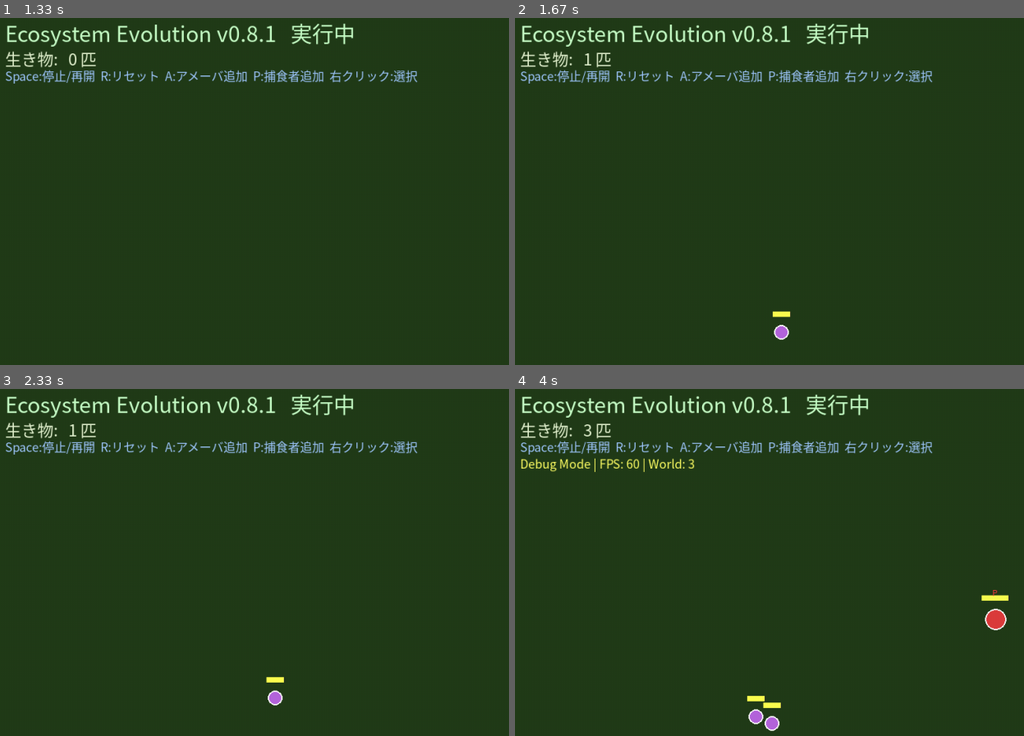
Above: before the commit, frames 1-4 (two rows, left to right).
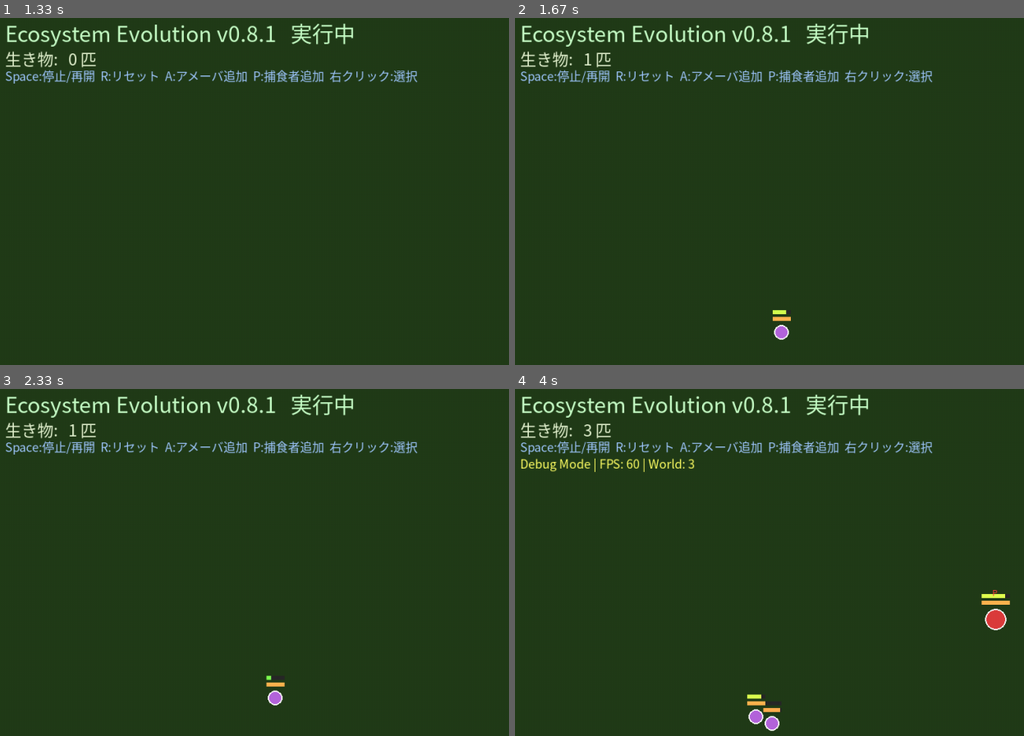
Above: after the commit, the same moments.

Repository: illuaStudio/ecosystem_evo
Game: pygame game, started from main.py
Two runs of this game, one before a commit and one after it. Both use one fixed random seed, a clock stepped at 60 frames per second and the inputs below.
Inputs (mouse positions are in pixels of both pictures, inside the frame that each line leads up to):
- Up to frame 1 (1.33 s): hold D 0.33-0.8 s; move the mouse to (335, 285) at 0.37 s; hold D 0.83-1.3 s
- Up to frame 2 (1.67 s): hold A from 1.33 s (still down)
- Up to frame 3 (2.33 s): release A at 1.87 s
- Up to frame 4 (4 s): hold D 2.33-2.97 s; tap P at 3 s; tap Space at 3.33, 3.73 s; hold A from 3.67 s (still down); move the mouse to (896, 461) at 3.7 s

Frame 1 is identical in both runs. In frame 2, 0.1% of the frame differs, in the area x 50-55%, y 84-88%; in frame 3, 0.1%; in frame 4, 0.4%, in the area x 45-98%, y 59-94%.

Commit message:
生態系の大幅改善、攻撃、死骸、死骸からの捕食、空腹度

Diff:
--- a/actions.py
+++ b/actions.py
@@ -4,11 +4,12 @@
 from creature_helpers import (
     closeness_ratio,
     contact_range,
-    feed_on,
-    find_nearest_of_species,
+    find_nearest_edible,
+    has_edible_carcass,
     hunger_ratio,
     is_trackable_target,
     move_toward,
+    try_predate,
     wander_step,
 )
 
@@ -43,7 +44,7 @@
 
 
 class ChaseAction(Action):
-    """視界内の指定種族を追跡し、接触時に捕食する。"""
+    """視界内の指定種族を追跡し、接触時に bite → consume_carcass で捕食する。"""
 
     HUNGER_THRESHOLD = 0.2
 
@@ -69,13 +70,14 @@
 
         dist = move_toward(creature, target, self.speed_multiplier)
         if dist <= contact_range(creature, target, self.contact_padding):
-            feed_on(creature, target)
-            self._target = None
+            try_predate(creature, target)
+            if target.alive or not has_edible_carcass(target):
+                self._target = None
 
         return False
 
     def calculate_utility(self, creature) -> float:
-        prey = find_nearest_of_species(
+        prey = find_nearest_edible(
             creature, self.target_type, exclude=creature
         )
         if prey is None:
@@ -91,7 +93,7 @@
     def _resolve_target(self, creature):
         if is_trackable_target(creature, self._target, self.target_type):
             return self._target
-        self._target = find_nearest_of_species(
+        self._target = find_nearest_edible(
             creature, self.target_type, exclude=creature
         )
         return self._target
--- a/config/species/amoeba.json
+++ b/config/species/amoeba.json
@@ -2,11 +2,15 @@
   "name": "Amoeba",
   "color": [180, 100, 220],
   "traits": {
+    "base_size": 9.0,
     "base_speed": 1.8,
+    "move_speed": 1.8,
     "base_vision": 140,
-    "base_size": 9.0,
-    "max_energy": 280,
-    "energy_consume_base": 0.038
+    "max_hp": 60.0,
+    "max_satiety": 45.0,
+    "metabolism_rate": 0.55,
+    "bite_gain": 0.0,
+    "attack_power": 0.0
   },
   "mind": {
     "type": "utility",
--- a/config/species/predator.json
+++ b/config/species/predator.json
@@ -2,11 +2,15 @@
   "name": "Predator",
   "color": [220, 60, 60],
   "traits": {
+    "base_size": 14.0,
     "base_speed": 3.0,
+    "move_speed": 3.0,
     "base_vision": 260,
-    "base_size": 14.0,
-    "max_energy": 100,
-    "energy_consume_base": 0.072
+    "max_hp": 120.0,
+    "max_satiety": 100.0,
+    "metabolism_rate": 0.45,
+    "bite_gain": 1.35,
+    "attack_power": 1.2
   },
   "mind": {
     "type": "utility",
--- a/creature.py
+++ b/creature.py
@@ -1,11 +1,8 @@
 # creature.py
-import pygame
 import random
-import math
 
 from entity import BaseEntity
 from creature_renderer import CreatureRenderer
-from actions import WanderAction
 from species import Species
 from mind import UtilityMind
 
@@ -22,35 +19,52 @@
         self.mind = UtilityMind(self.species.mind_data)
         self.current_action = None
         self.wander_angle = random.uniform(0, 360)
-        self.energy = self.traits.get("max_energy", 200.0) * 1.0
 
-        # World管理
+        self.max_hp = float(self.traits.get("max_hp", 100))
+        self.hp = self.max_hp
+        self.max_satiety = float(self.traits.get("max_satiety", 80))
+        self.satiety = self.max_satiety
+        self.carcass_units = 0.0
+
+        self.world = None
         self.last_pos = self.pos.copy()
-        self.world = None
 
     def get_current_speed(self) -> float:
-        return self.traits["base_speed"]
+        return self.traits.get("move_speed", self.traits.get("base_speed", 1.0))
 
     def get_current_vision(self) -> float:
         return self.traits["base_vision"]
 
     def is_dead(self) -> bool:
-        return super().is_dead() or self.energy <= 0
+        if self.alive:
+            return self.hp <= 0
+        return self.carcass_units <= 0
 
     def update(self):
+        if not self.alive:
+            return
+
         self.age += 1
-        self.energy -= self.traits["energy_consume_base"]
         self.last_pos = self.pos.copy()
 
-        # 毎フレーム utility を再評価（Wander は完了しないため、完了待ちだと行動が固定される）
+        self.satiety -= self.traits["metabolism_rate"]
+
+        if self.satiety < 0:
+            self.hp += self.satiety * 0.12
+            self.satiety = 0
+
+        if self.hp <= 0:
+            self.hp = 0
+            self.alive = False
+            self.carcass_units = self.max_hp
+            return
+
         self.current_action = self.mind.decide_next_action(self)
         self.current_action.execute(self)
 
-        # 境界制限
         if self.world:
             self.pos[0] = max(30, min(self.world.width - 30, self.pos[0]))
             self.pos[1] = max(30, min(self.world.height - 30, self.pos[1]))
 
     def draw(self, screen, camera):
-        """描画処理"""
         CreatureRenderer.draw(self, screen, camera)
--- a/creature_helpers.py
+++ b/creature_helpers.py
@@ -2,10 +2,6 @@
 """生物まわりの共通計算（距離・空腹・移動・捕食など）。"""
 import math
 import random
-
-
-def get_max_energy(creature) -> float:
-    return creature.traits.get("max_energy", 400)
 
 
 def distance_between(a, b) -> float:
@@ -16,20 +12,23 @@
     return math.hypot(x - entity.pos[0], y - entity.pos[1])
 
 
-def energy_ratio(creature) -> float:
-    """現在エネルギー / 最大（0〜1）"""
-    cap = get_max_energy(creature)
-    if cap <= 0:
+def satiety_ratio(creature) -> float:
+    """満腹度の割合（0〜1）"""
+    if creature.max_satiety <= 0:
         return 0.0
-    return max(0.0, min(1.0, creature.energy / cap))
+    return max(0.0, min(1.0, creature.satiety / creature.max_satiety))
 
 
 def hunger_ratio(creature) -> float:
     """空腹度（0=満腹, 1=空腹）"""
-    cap = get_max_energy(creature)
-    if cap <= 0:
-        return 1.0
-    return max(0.0, min(1.0, 1.0 - creature.energy / cap))
+    return 1.0 - satiety_ratio(creature)
+
+
+def hp_ratio(creature) -> float:
+    """HPの割合（0〜1）"""
+    if creature.max_hp <= 0:
+        return 0.0
+    return max(0.0, min(1.0, creature.hp / creature.max_hp))
 
 
 def closeness_ratio(creature, other) -> float:
@@ -40,21 +39,20 @@
     return max(0.0, min(1.0, 1.0 - distance_between(creature, other) / vision))
 
 
-def find_nearest_of_species(creature, species_name: str, exclude=None):
-    if not creature.world:
-        return None
-    return creature.world.get_nearest_creature(
-        creature.pos,
-        species_name=species_name,
-        max_dist=creature.get_current_vision(),
-        exclude=exclude,
-    )
+def has_edible_carcass(target) -> bool:
+    return not target.alive and getattr(target, "carcass_units", 0) > 0
 
 
-def is_alive_target(target, species_name: str) -> bool:
-    if target is None or not target.alive:
+def is_living_prey(target, species_name: str) -> bool:
+    return target is not None and target.alive and target.species.name == species_name
+
+
+def is_edible_target(creature, target, species_name: str) -> bool:
+    if target is None or target is creature:
         return False
-    return target.species.name == species_name
+    if target.species.name != species_name:
+        return False
+    return target.alive or has_edible_carcass(target)
 
 
 def is_in_vision(creature, target) -> bool:
@@ -62,7 +60,25 @@
 
 
 def is_trackable_target(creature, target, species_name: str) -> bool:
-    return is_alive_target(target, species_name) and is_in_vision(creature, target)
+    return is_edible_target(creature, target, species_name) and is_in_vision(creature, target)
+
+
+def find_nearest_edible(creature, species_name: str, exclude=None):
+    if not creature.world:
+        return None
+
+    best = None
+    min_dist = float("inf")
+    vision = creature.get_current_vision()
+
+    for other in creature.world.creatures:
+        if other is exclude or not is_edible_target(creature, other, species_name):
+            continue
+        dist = distance_between(creature, other)
+        if dist <= vision and dist < min_dist:
+            min_dist = dist
+            best = other
+    return best
 
 
 def contact_range(creature, other, padding: float = 8.0) -> float:
@@ -87,13 +103,44 @@
     return distance_between(creature, target)
 
 
-def feed_on(creature, prey, steal_cap: float = 45, efficiency: float = 1.1) -> None:
-    stolen = min(steal_cap, prey.energy * 0.8)
-    prey.energy -= stolen
-    cap = get_max_energy(creature)
-    creature.energy = min(cap, creature.energy + stolen * efficiency)
-    if prey.energy <= 0:
+def bite(predator, prey) -> float:
+    """生きている獲物に噛みつきHPダメージを与える。与えたダメージ量を返す。"""
+    if not prey.alive:
+        return 0.0
+
+    damage = predator.traits.get("attack_power", 1.0) * 12.0
+    prey.hp -= damage
+
+    if prey.hp <= 0:
+        prey.hp = 0
         prey.alive = False
+        prey.carcass_units = prey.max_hp
+
+    return damage
+
+
+def consume_carcass(predator, carcass) -> float:
+    """死骸から満腹度を回復。得られた Satiety 量を返す。"""
+    if carcass.alive or carcass.carcass_units <= 0:
+        return 0.0
+
+    taken = min(
+        carcass.carcass_units,
+        predator.traits.get("attack_power", 1.0) * 8.0,
+    )
+    carcass.carcass_units -= taken
+
+    gain = taken * predator.traits.get("bite_gain", 1.35)
+    predator.satiety = min(predator.max_satiety, predator.satiety + gain)
+    return gain
+
+
+def try_predate(predator, target) -> None:
+    """接触時の捕食フロー: bite → 死骸化 → consume_carcass"""
+    if target.alive:
+        bite(predator, target)
+    if not target.alive:
+        consume_carcass(predator, target)
 
 
 def wander_step(creature, angle_range: float, speed_multiplier: float) -> None:
--- a/creature_renderer.py
+++ b/creature_renderer.py
@@ -1,7 +1,7 @@
 # creature_renderer.py
 import pygame
 
-from creature_helpers import energy_ratio
+from creature_helpers import hp_ratio, satiety_ratio
 
 
 class CreatureRenderer:
@@ -9,7 +9,6 @@
 
     @staticmethod
     def draw(creature, screen, camera):
-        # 画面外なら描画しない
         sx = int(creature.pos[0] - camera.x)
         sy = int(creature.pos[1] - camera.y)
 
@@ -18,31 +17,49 @@
 
         color = creature.species.color
         size = int(creature.traits.get("base_size", 8))
+        is_carcass = not creature.alive
 
-        # 軌跡（移動していたら）
-        if hasattr(creature, 'last_pos'):
+        if is_carcass:
+            color = tuple(max(0, c // 2) for c in color)
+
+        if hasattr(creature, "last_pos"):
             lx = int(creature.last_pos[0] - camera.x)
             ly = int(creature.last_pos[1] - camera.y)
             if abs(lx - sx) + abs(ly - sy) > 2:
-                trail_color = (max(0, color[0]-80), max(0, color[1]-80), max(0, color[2]-80))
-                pygame.draw.line(screen, trail_color, (lx, ly), (sx, sy), max(2, size//2))
+                trail_color = (max(0, color[0] - 80), max(0, color[1] - 80), max(0, color[2] - 80))
+                pygame.draw.line(screen, trail_color, (lx, ly), (sx, sy), max(2, size // 2))
 
-        # 本体
         pygame.draw.circle(screen, color, (sx, sy), size + 2)
-        pygame.draw.circle(screen, (255, 255, 255), (sx, sy), size + 2, 2)  # 白枠を太く
+        pygame.draw.circle(screen, (255, 255, 255), (sx, sy), size + 2, 2)
 
-        # エネルギーバー
         bar_w = int(size * 3.0)
-        fill_ratio = energy_ratio(creature)
         bar_x = sx - bar_w // 2
-        bar_y = sy - size - 22
 
-        pygame.draw.rect(screen, (40, 40, 40), (bar_x, bar_y, bar_w, 8))
-        pygame.draw.rect(screen, (80 + int(fill_ratio * 175), 255, 80),
-                        (bar_x, bar_y, int(bar_w * fill_ratio), 8))
+        if is_carcass:
+            fill = 0.0 if creature.max_hp <= 0 else creature.carcass_units / creature.max_hp
+            bar_y = sy - size - 18
+            pygame.draw.rect(screen, (40, 40, 40), (bar_x, bar_y, bar_w, 6))
+            pygame.draw.rect(screen, (160, 120, 80), (bar_x, bar_y, int(bar_w * fill), 6))
+        else:
+            bar_y_sat = sy - size - 24
+            bar_y_hp = sy - size - 14
+            sat_fill = satiety_ratio(creature)
+            hp_fill = hp_ratio(creature)
 
-        # 種名表示（デバッグ用、小さく）
-        if creature.species.name == "Predator":
+            pygame.draw.rect(screen, (40, 40, 40), (bar_x, bar_y_sat, bar_w, 6))
+            pygame.draw.rect(
+                screen,
+                (80 + int(sat_fill * 175), 255, 80),
+                (bar_x, bar_y_sat, int(bar_w * sat_fill), 6),
+            )
+            pygame.draw.rect(screen, (40, 40, 40), (bar_x, bar_y_hp, bar_w, 6))
+            pygame.draw.rect(
+                screen,
+                (255, 80 + int(hp_fill * 100), 80),
+                (bar_x, bar_y_hp, int(bar_w * hp_fill), 6),
+            )
+
+        if creature.species.name == "Predator" and creature.alive:
             font = pygame.font.SysFont("msgothic", 12)
             text = font.render("P", True, (255, 60, 60))
             screen.blit(text, (sx - 5, sy - size - 35))
--- a/entity.py
+++ b/entity.py
@@ -1,12 +1,9 @@
-import pygame
-import random
-
 class BaseEntity:
     """全てのエンティティ（草、蟻、将来的に食虫植物など）の基底クラス"""
+
     def __init__(self, x: float, y: float):
         self.pos = [x, y]
         self.last_pos = [x, y]
-        self.energy = 0.0
         self.age = 0
         self.alive = True
 
@@ -19,7 +16,7 @@
         pass
 
     def is_dead(self) -> bool:
-        return not self.alive or self.energy <= 0
+        return not self.alive
 
     def kill(self):
         self.alive = False
--- a/renderer.py
+++ b/renderer.py
@@ -35,13 +35,17 @@
             self.screen.blit(self.font.render("【選択中の個体】", True, (255, 220, 100)), (15, y))
             y += 35
 
+            status = "死骸" if not sc.alive else "生存"
             texts = [
-                f"種: {sc.species.name}",
-                f"エネルギー: {sc.energy:.1f}/{sc.traits.get('max_energy', 200)}",
+                f"種: {sc.species.name} ({status})",
+                f"HP: {sc.hp:.1f}/{sc.max_hp:.0f}",
+                f"満腹度: {sc.satiety:.1f}/{sc.max_satiety:.0f}",
                 f"年齢: {sc.age}",
                 f"速度: {sc.get_current_speed():.2f}",
                 f"現在のAction: {action_name}",
             ]
+            if not sc.alive and sc.carcass_units > 0:
+                texts.insert(3, f"死骸残量: {sc.carcass_units:.1f}")
 
             for text in texts:
                 self.screen.blit(self.small_font.render(text, True, (255, 255, 255)), (15, y))
